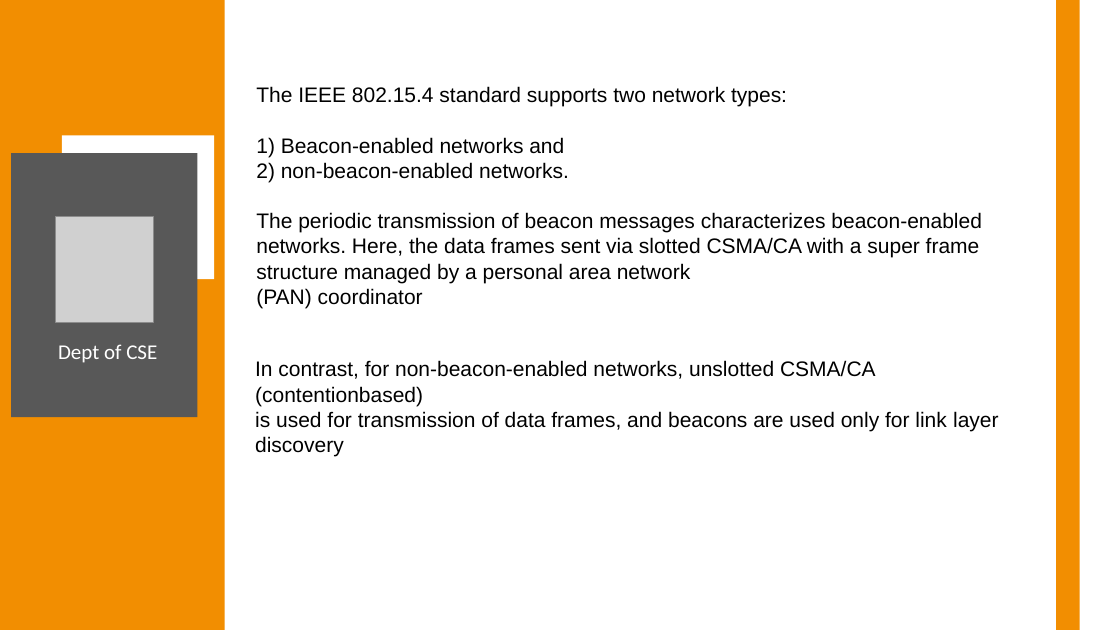
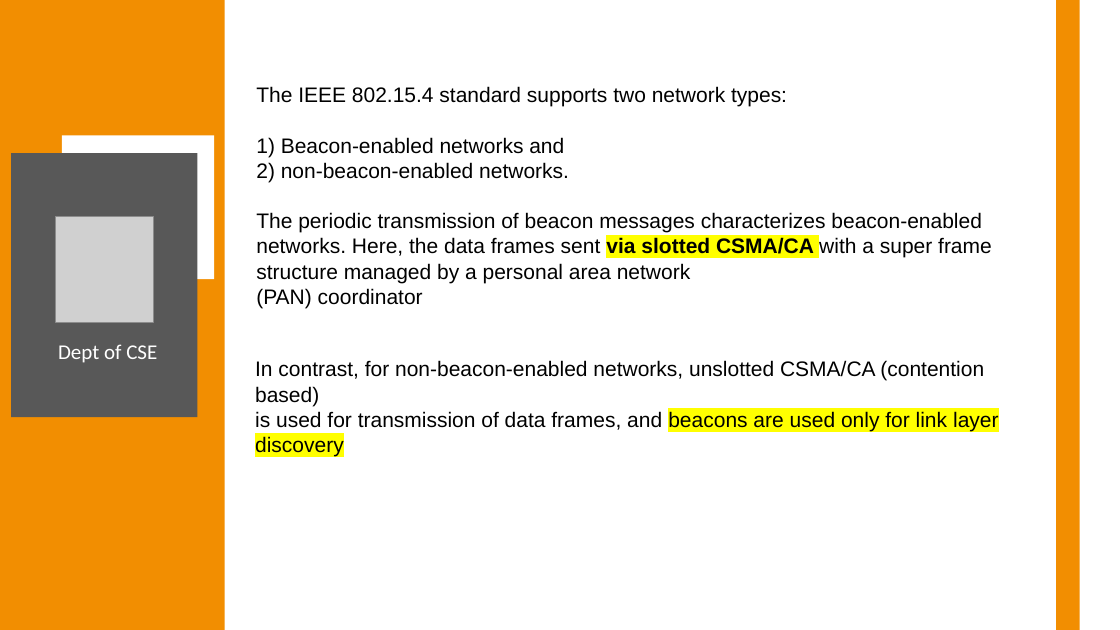
Before and after one commit to Anish202020/7th-Semester, a slide deck: slide 6 of 21 Schema Notes/Internet of Things/Module 4/Module4PPT.pptx. Drawn at 1120x630 pixels with LibreOffice and Linux fonts; fonts in the diff are those of the drawing; grey boxes stand for pictures. Boxes give left, top, right and bottom in pixels: in the first picture for what was removed or moved away, otherwise in the second. Text is boxed around its words. In the diff, an @@ line names an element or a change of style, - is before the commit and + after.

```diff
--- a/21 Schema Notes/Internet of Things/Module 4/Module4PPT.pptx
+++ b/21 Schema Notes/Internet of Things/Module 4/Module4PPT.pptx
@@ text at [256, 212, 992, 283]: highlight none to #FFFF00, bold on in "via slotted CSMA/CA" @@
@@ text at [255, 360, 984, 406]: spaces changed @@
-In contrast, for non-beacon-enabled networks, unslotted CSMA/CA (contentionbased)
+In contrast, for non-beacon-enabled networks, unslotted CSMA/CA (contention based)
@@ text at [255, 411, 998, 456]: highlight none to #FFFF00 in "beacons are used only for link layer ..." @@
```
Also in this commit, not shown: 10 other slides changed, 13 other files.
